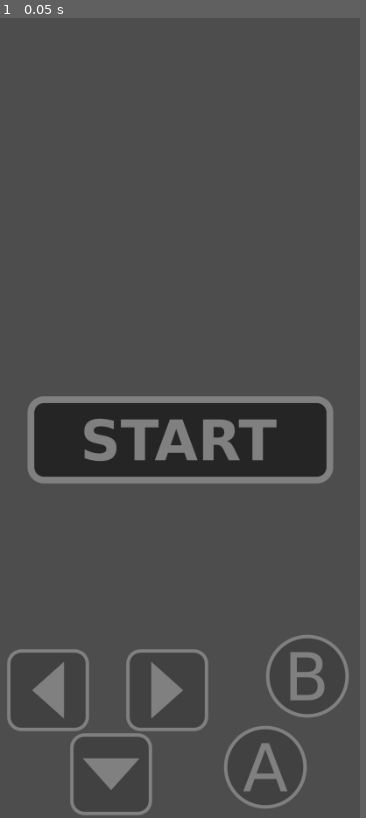
Above: before the commit, frame 1.
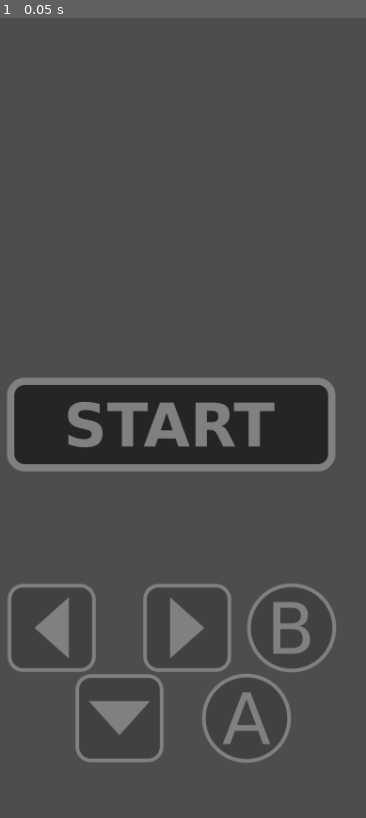
Above: after the commit, the same moment.

Repository: endy128/tetris2
Game: Godot game, scene res://board.tscn
Same seed, same stepped clock (60 frames per second), same inputs: the game is played once before the commit and once after it.
Inputs:
- Up to frame 1 (0.05 s): no input
In our replay, the window is 361x800 before the commit and 367x800 after it. These sizes can differ from the game's own. Grey fills any space a smaller window leaves; there, only what the larger window draws over its background counts as a difference.

The runs differ from the first frame. In frame 1, 14% of the frame differs, in the area x 1-96%, y 45-100%.

Commit message:
add global variables for grid, shape size etc, set button position by coordinates in script

Diff:
--- a/board.gd
+++ b/board.gd
@@ -13,30 +13,30 @@
 }
 
 # playing board connstants
-const COLUMNS = 10
-const ROWS = 24
-const STAGING = 4
+const COLUMNS = Global.COLUMNS
+const ROWS = Global.ROWS
+const STAGING = Global.STAGING
 const VISIBLE_ROWS = ROWS - STAGING
-const BLOCK_SIZE = 30
-const GRID_WIDTH = 1
-const START_X = 10
-const START_Y = (4 * - BLOCK_SIZE) + 70  # move the board up as staging area isn't rendrerd
-const GRID_BG = "#000000"
-const GRID_COLOUR = "#FFFFFF"
+var BLOCK_SIZE = Global.BLOCK_SIZE
+const GRID_WIDTH = Global.GRID_WIDTH
+const START_X = Global.START_X
+var START_Y = Global.START_Y
+const GRID_BG = Global.GRID_BG
+const GRID_COLOUR = Global.GRID_COLOUR
 
 # score, level and lines extra boxes
-const GAP = 5
-const NEXT_SHAPE_X = (COLUMNS * BLOCK_SIZE) + START_X + GAP
-const NEXT_SHAPE_Y = START_Y + (BLOCK_SIZE * STAGING)
-
-const SCORE_BOX_X = NEXT_SHAPE_X
-const SCORE_BOX_Y = NEXT_SHAPE_Y + GAP + (5 * BLOCK_SIZE)
-
-const LEVEL_BOX_X = NEXT_SHAPE_X
-const LEVEL_BOX_Y = SCORE_BOX_Y + GAP + (2 * BLOCK_SIZE)
-
-const LINES_BOX_X = NEXT_SHAPE_X
-const LINES_BOX_Y = LEVEL_BOX_Y + GAP + (2 * BLOCK_SIZE)
+const GAP = Global.GAP
+var NEXT_SHAPE_X = (COLUMNS * BLOCK_SIZE) + START_X + GAP
+var NEXT_SHAPE_Y = START_Y + (BLOCK_SIZE * STAGING)
+
+var SCORE_BOX_X = NEXT_SHAPE_X
+var SCORE_BOX_Y = NEXT_SHAPE_Y + GAP + (5 * BLOCK_SIZE)
+
+var LEVEL_BOX_X = NEXT_SHAPE_X
+var LEVEL_BOX_Y = SCORE_BOX_Y + GAP + (2 * BLOCK_SIZE)
+
+var LINES_BOX_X = NEXT_SHAPE_X
+var LINES_BOX_Y = LEVEL_BOX_Y + GAP + (2 * BLOCK_SIZE)
 
 # points for placing shape and clearing a line & 5 line in one go bonus
 var score = 0
@@ -362,7 +362,7 @@
 
 		# draw the Score text
 		draw_string(default_font, Vector2(SCORE_BOX_X + 5, SCORE_BOX_Y + 25), "SCORE:", HORIZONTAL_ALIGNMENT_LEFT, -1, 14)
-		draw_string(default_font, Vector2(SCORE_BOX_X + 5, SCORE_BOX_Y + 45), "%010d" % score, HORIZONTAL_ALIGNMENT_LEFT, -1, 14)
+		draw_string(default_font, Vector2(SCORE_BOX_X + 5, SCORE_BOX_Y + 45), "%09d" % score, HORIZONTAL_ALIGNMENT_LEFT, -1, 14)
 
 		# draw the level text
 		draw_string(default_font, Vector2(LEVEL_BOX_X + 5, LEVEL_BOX_Y + 25), "LEVEL:", HORIZONTAL_ALIGNMENT_LEFT, -1, 14)
--- a/board.tscn
+++ b/board.tscn
@@ -17,6 +17,21 @@
 [ext_resource type="Texture2D" uid="uid://b2buq3ouwul5s" path="res://icons/btn_a.png" id="12_7wa6t"]
 [ext_resource type="Texture2D" uid="uid://dne8h6plrjmc1" path="res://icons/btn_b.png" id="13_i5c1x"]
 [ext_resource type="Texture2D" uid="uid://bmgra8st8hyf0" path="res://icons/btn_start.png" id="14_1c13p"]
+
+[sub_resource type="RectangleShape2D" id="RectangleShape2D_0y3cu"]
+size = Vector2(96, 96)
+
+[sub_resource type="RectangleShape2D" id="RectangleShape2D_85c37"]
+size = Vector2(96, 96)
+
+[sub_resource type="RectangleShape2D" id="RectangleShape2D_altv7"]
+size = Vector2(96, 96)
+
+[sub_resource type="CircleShape2D" id="CircleShape2D_7mor8"]
+radius = 48.0
+
+[sub_resource type="CircleShape2D" id="CircleShape2D_7mcjs"]
+radius = 48.0
 
 [sub_resource type="RectangleShape2D" id="RectangleShape2D_6nacf"]
 size = Vector2(350, 100)
@@ -69,28 +84,33 @@
 position = Vector2(8, 816)
 rotation = -1.5708
 texture_normal = ExtResource("11_s3vsn")
+shape = SubResource("RectangleShape2D_0y3cu")
 action = "left"
 
 [node name="right" type="TouchScreenButton" parent="controls"]
 position = Vector2(240, 720)
 rotation = 1.5708
 texture_normal = ExtResource("11_s3vsn")
+shape = SubResource("RectangleShape2D_85c37")
 action = "right"
 
 [node name="down" type="TouchScreenButton" parent="controls"]
 position = Vector2(176, 912)
 rotation = 3.14159
 texture_normal = ExtResource("11_s3vsn")
+shape = SubResource("RectangleShape2D_altv7")
 action = "down"
 
 [node name="a" type="TouchScreenButton" parent="controls"]
 position = Vector2(256, 808)
 texture_normal = ExtResource("12_7wa6t")
+shape = SubResource("CircleShape2D_7mor8")
 action = "rotate_l"
 
 [node name="b" type="TouchScreenButton" parent="controls"]
 position = Vector2(304, 704)
 texture_normal = ExtResource("13_i5c1x")
+shape = SubResource("CircleShape2D_7mcjs")
 action = "rotate_r"
 
 [node name="start_button" type="TouchScreenButton" parent="controls"]
--- a/controls.gd
+++ b/controls.gd
@@ -1,16 +1,27 @@
 extends CanvasLayer
 
+const BTN_BORDER = 8
 
 # Called when the node enters the scene tree for the first time.
 func _ready():
-	pass # Replace with function body.
+	var screen_width = DisplayServer.window_get_size()[0]
+	var screen_height = DisplayServer.window_get_size()[1]
+	var h_center = screen_width / 2
+	var v_center = screen_height / 2
 
+	# centre the start button
+	var btn_start_width = $start_button.shape.size[0]
+	var btn_start_height = $start_button.shape.size[1]
+	$start_button.position = Vector2(h_center - (btn_start_width / 2), v_center + (BTN_BORDER * 4 ) - (btn_start_height / 2))
+
+	# position all the contols relative to their size and screen size
+	$left.position = Vector2(BTN_BORDER, (screen_height - BTN_BORDER - $left.shape.size[1]  ))
+	$right.position = Vector2(BTN_BORDER + ($left.shape.size[0] * 2.5), (screen_height - BTN_BORDER - ($right.shape.size[1] * 2)  ))
+	$down.position = Vector2(BTN_BORDER + $down.shape.size[0] * 1.75, (screen_height - BTN_BORDER ))
+
+	$a.position = Vector2(screen_width - BTN_BORDER - $a.shape.radius * 3 , screen_height - BTN_BORDER - $a.shape.radius * 2 )
+	$b.position = Vector2(screen_width - BTN_BORDER - $a.shape.radius * 2 , screen_height - BTN_BORDER - $a.shape.radius * 4 )
 
 # Called every frame. 'delta' is the elapsed time since the previous frame.
 func _process(delta):
 	pass
-
-#func _on_start_button_pressed():
-#	$start_button.hide()
-#	# set boars_gamestat = 1
-#	get_node("res://root/board.gd").game_state = 1
--- /dev/null
+++ b/global.gd
@@ -0,0 +1,31 @@
+extends Node
+# global variables
+
+# get the screen dimensions
+var screen = DisplayServer.window_get_size()
+var SCREEN_WIDTH = screen[0]
+var SCREEN_HEIGHT = screen[1]
+
+# board settings
+const COLUMNS = 10
+const ROWS = 24
+const STAGING = 4  # how many rows are off screen at top
+var BLOCK_SIZE = SCREEN_HEIGHT / 30
+const GRID_WIDTH = 1
+const START_X = 20
+var START_Y = (4 * - BLOCK_SIZE) + 70  # move the board up as staging area isn't rendrerd
+const GRID_BG = "#000000"
+const GRID_COLOUR = "#FFFFFF"
+
+
+# score, level and lines extra boxes
+const GAP = 5
+
+# Called when the node enters the scene tree for the first time.
+func _ready() -> void:
+	print("WIDTH", SCREEN_WIDTH)
+	print("HEIGHT", SCREEN_HEIGHT)
+
+# Called every frame. 'delta' is the elapsed time since the previous frame.
+func _process(delta: float) -> void:
+	pass
--- a/project.godot
+++ b/project.godot
@@ -15,10 +15,14 @@
 config/features=PackedStringArray("4.3", "Mobile")
 config/icon="res://icon.svg"
 
+[autoload]
+
+Global="*res://global.gd"
+
 [display]
 
-window/size/viewport_width=412
-window/size/viewport_height=914
+window/size/viewport_width=390
+window/size/viewport_height=850
 window/stretch/mode="viewport"
 window/stretch/aspect="expand"
 window/stretch/scale_mode="integer"
--- a/shape.gd
+++ b/shape.gd
@@ -1,7 +1,7 @@
 extends Node
 class_name Shape
-const _ROWS = preload("res://board.gd").ROWS
-const _COLUMNS = preload("res://board.gd").COLUMNS
+const _ROWS = Global.ROWS
+const _COLUMNS = Global.COLUMNS
 var COLOUR = randi() % 5
 var my_board
 var is_active = true
Binary file added: app_icon/falling_block_icon_2.png
Not shown, added: app_icon/falling_block_icon_2.png.import
Binary file changed: app_icon/ios_1024x1024.png
Binary file changed: app_icon/ios_120x120.png
Binary file changed: app_icon/ios_152x152.png
Binary file changed: app_icon/ios_167x167.png
Binary file changed: app_icon/ios_180x180.png
Binary file changed: app_icon/ios_40x40.png
Binary file changed: app_icon/ios_58x58.png
Binary file changed: app_icon/ios_60x60.png
Binary file changed: app_icon/ios_76x76.png
Binary file changed: app_icon/ios_80x80.png
(and 2 more such lines)
